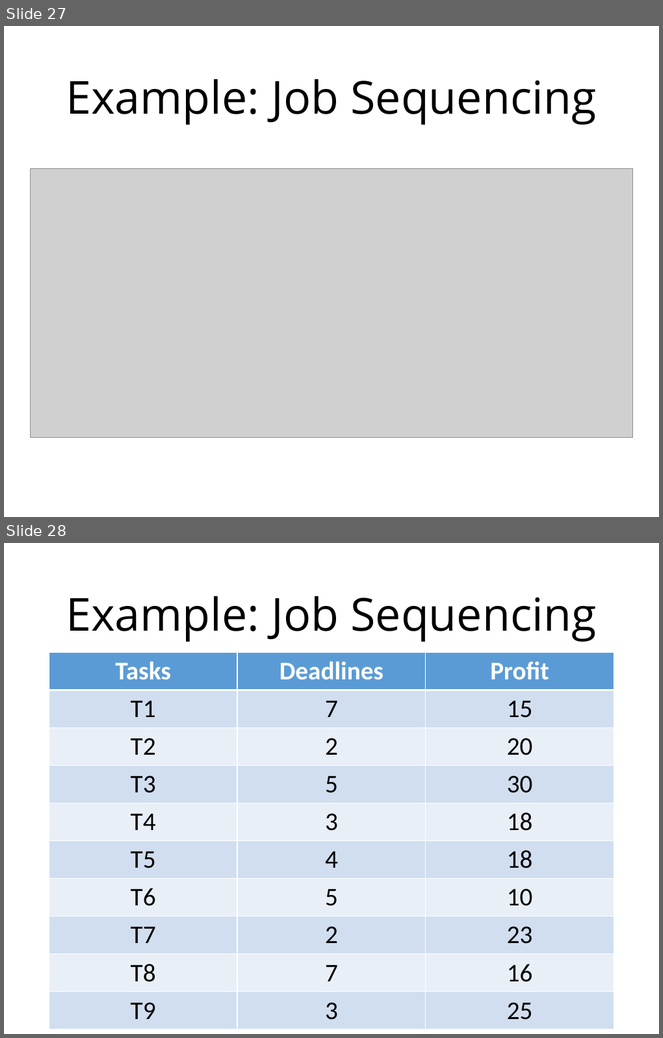
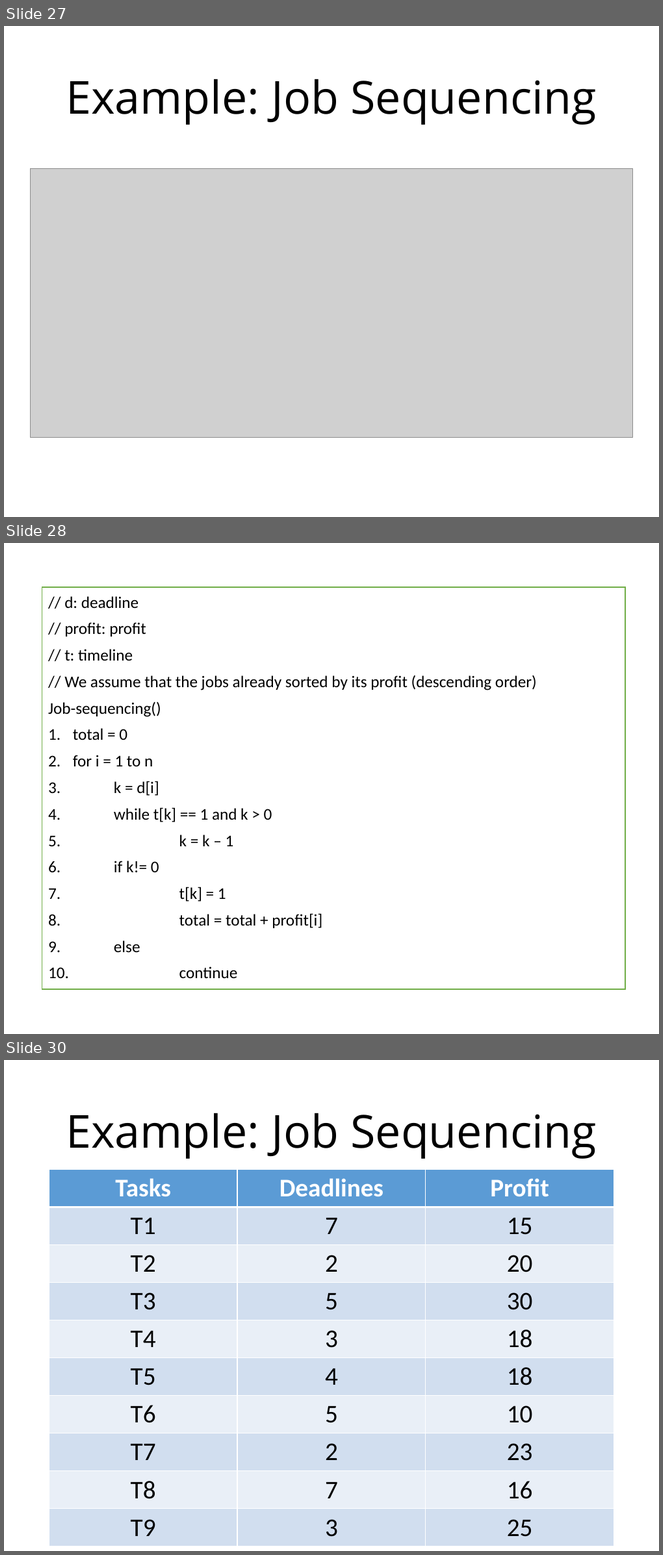
Before and after one commit to munif/paa-2, a slide deck: 161702/presentation/09 - Midterm Exam Evaluation & Greedy Algorithm 1/09. Greedy Algorithm (1).pptx. Shown one above the other, each under a label of ours: slides 27 and 28 before the commit, slides 27, 28 and 30 after it; the slides between them are not shown. The pictures are 663x1038 and 663x1555 pixels, drawn with LibreOffice and Linux fonts; fonts in the diff are those of the drawing; grey boxes stand for pictures. Boxes give left, top, right and bottom in pixels: in the first picture for what was removed or moved away, otherwise in the second. Text is boxed around its words. In the diff, an @@ line names an element or a change of style, - is before the commit and + after.

```diff
--- a/161702/presentation/09 - Midterm Exam Evaluation & Greedy Algorithm 1/09. Greedy Algorithm (1).pptx
+++ b/161702/presentation/09 - Midterm Exam Evaluation & Greedy Algorithm 1/09. Greedy Algorithm (1).pptx
@@ slide 28 added at (4,543,659,1034), background #FFFFFF @@
@@ rectangle added at (42,587,626,989), fill #FFFFFF, outline #70AD47 1 pt, 18 pt, text #000000 @@
+// d: deadline
+// profit: profit
+// t: timeline
+// We assume that the jobs already sorted by its profit (descending order)
+Job-sequencing()
+1. total = 0
+2. for i = 1 to n
+3. k = d[i]
+4. while t[k] == 1 and k > 0
+5. k = k – 1
+6. if k!= 0
+7. t[k] = 1
+8. total = total + profit[i]
+9. else
+10. continue
@@ what was slide 28 is now slide 30 @@
```
Also in this commit, not shown: 1 other slide added, 1 other file.
